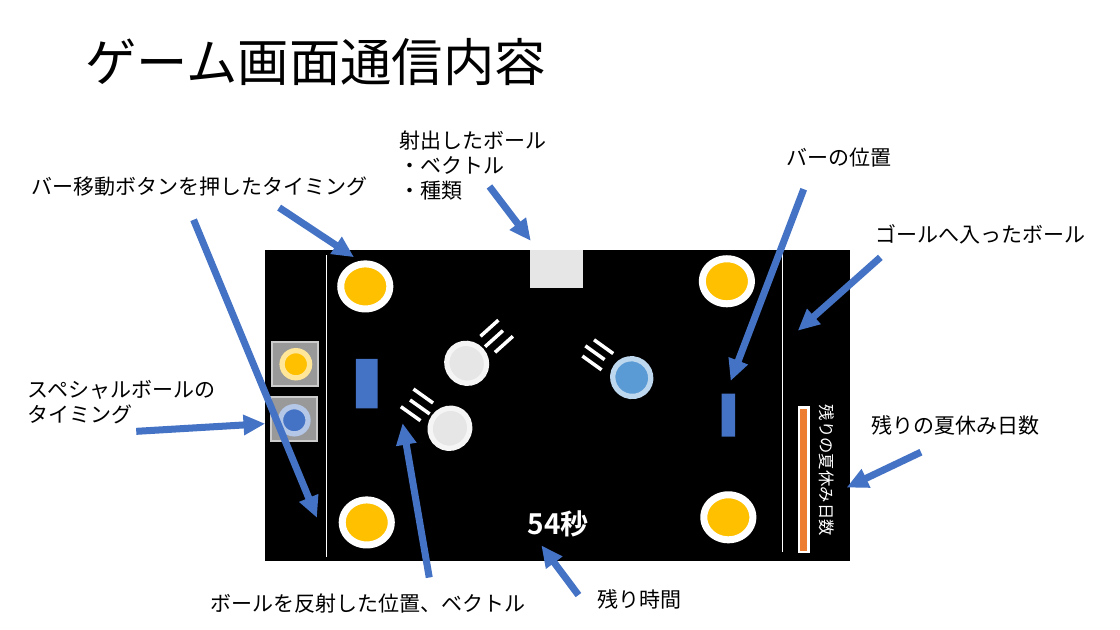
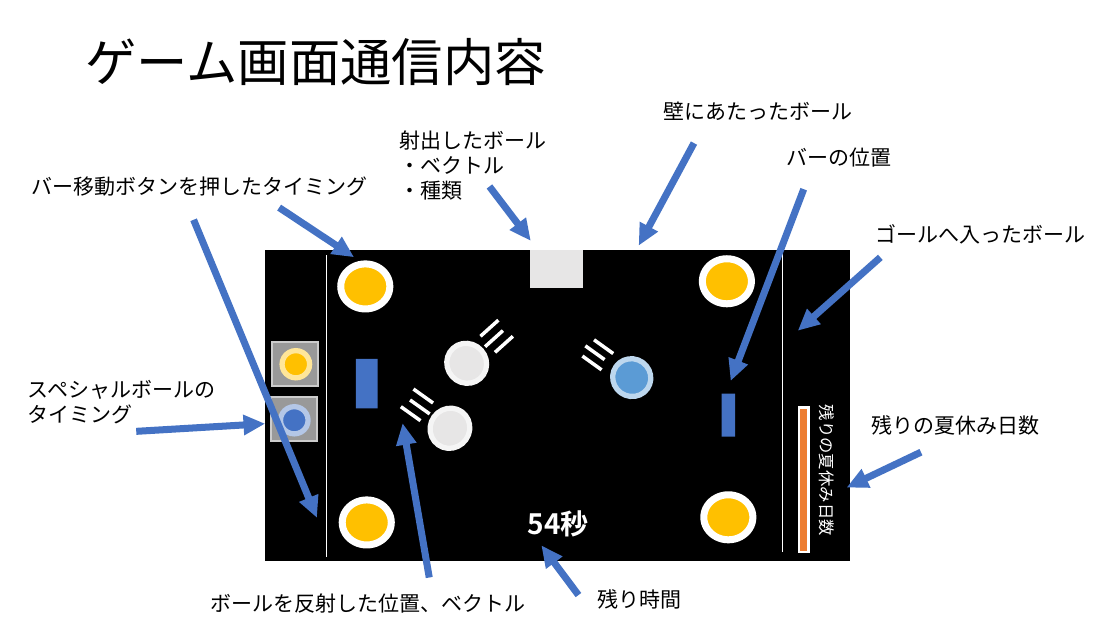
Before and after one commit to best-summer/project-dystopia, a slide deck: slide 3 of api-doc/design.pptx. Drawn at 1120x630 pixels with LibreOffice and Linux fonts; fonts in the diff are those of the drawing. Boxes give left, top, right and bottom in pixels: in the first picture for what was removed or moved away, otherwise in the second. Text is boxed around its words. In the diff, an @@ line names an element or a change of style, - is before the commit and + after.

```diff
--- a/api-doc/design.pptx
+++ b/api-doc/design.pptx
@@ text added at bbox=[664, 101, 853, 120], 18 pt, text #000000 @@
+壁にあたったボール
@@ arrow added from (694, 143) to (639, 245), #4472C4 6 pt @@
```
Also in this commit, not shown: 1 other file.
